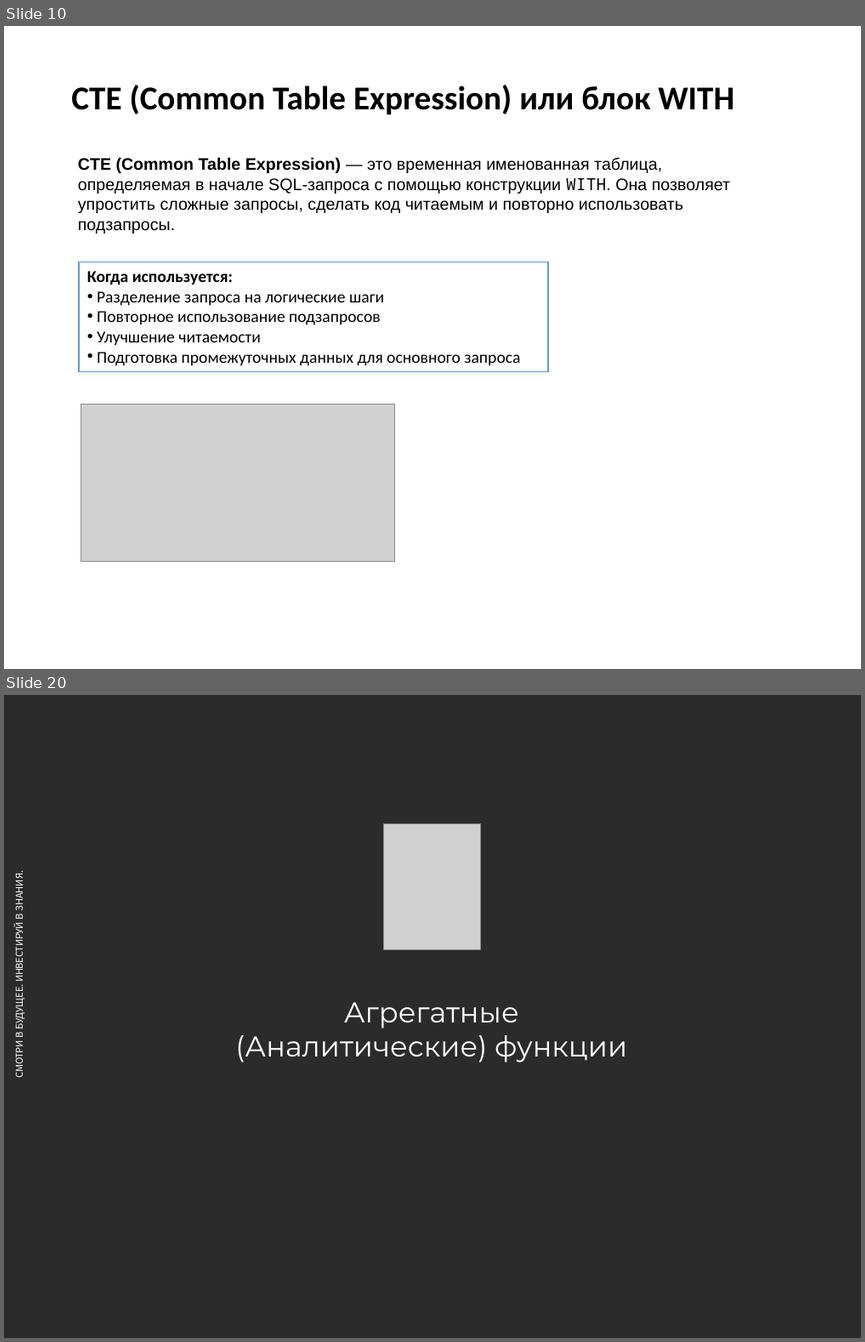
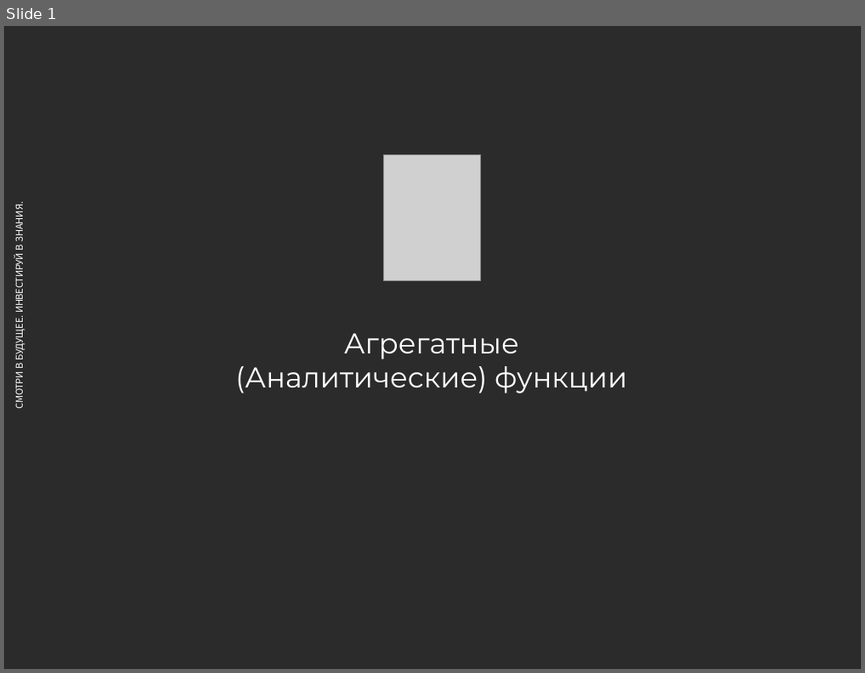
Before and after one commit to andreyzhurlov/ais_postgresql_course_v2, a slide deck: lecture_06/06_Группировки_и_Агрегация.pptx. Shown one above the other, each under a label of ours: slides 10 and 20 before the commit, slide 1 after it; the slides between them are not shown. The pictures are 865x1342 and 865x673 pixels, drawn with LibreOffice and Linux fonts; fonts in the diff are those of the drawing; grey boxes stand for pictures; background and template pictures are left out; a plain dark background stands for a picture behind light text. Boxes give left, top, right and bottom in pixels: in the first picture for what was removed or moved away, otherwise in the second. Text is boxed around its words. In the diff, an @@ line names an element or a change of style, - is before the commit and + after.

```diff
--- a/lecture_06/06_Группировки_и_Агрегация.pptx
+++ b/lecture_06/06_Группировки_и_Агрегация.pptx
@@ slide 10 removed at (4, 26, 861, 669), background #FFFFFF @@
@@ title removed at (71, 85, 734, 114) @@
-CTE (Common Table Expression) или блок WITH
@@ rectangle removed at (69, 149, 766, 238) @@
-CTE (Common Table Expression) — это временная именованная таблица, определяемая в начале SQL-запроса с помощью конструкции WITH. Она позволяет упростить сложные запросы, сделать код читаемым и повторно использовать подзапросы.
@@ rectangle removed at (79, 261, 548, 371) @@
-Когда используется:
-• Разделение запроса на логические шаги
-• Повторное использование подзапросов
-• Улучшение читаемости
-• Подготовка промежуточных данных для основного запроса
@@ picture removed at (81, 404, 395, 562) @@
@@ what was slide 20 is now slide 1 @@
```
Also in this commit, not shown: 18 other slides removed.
